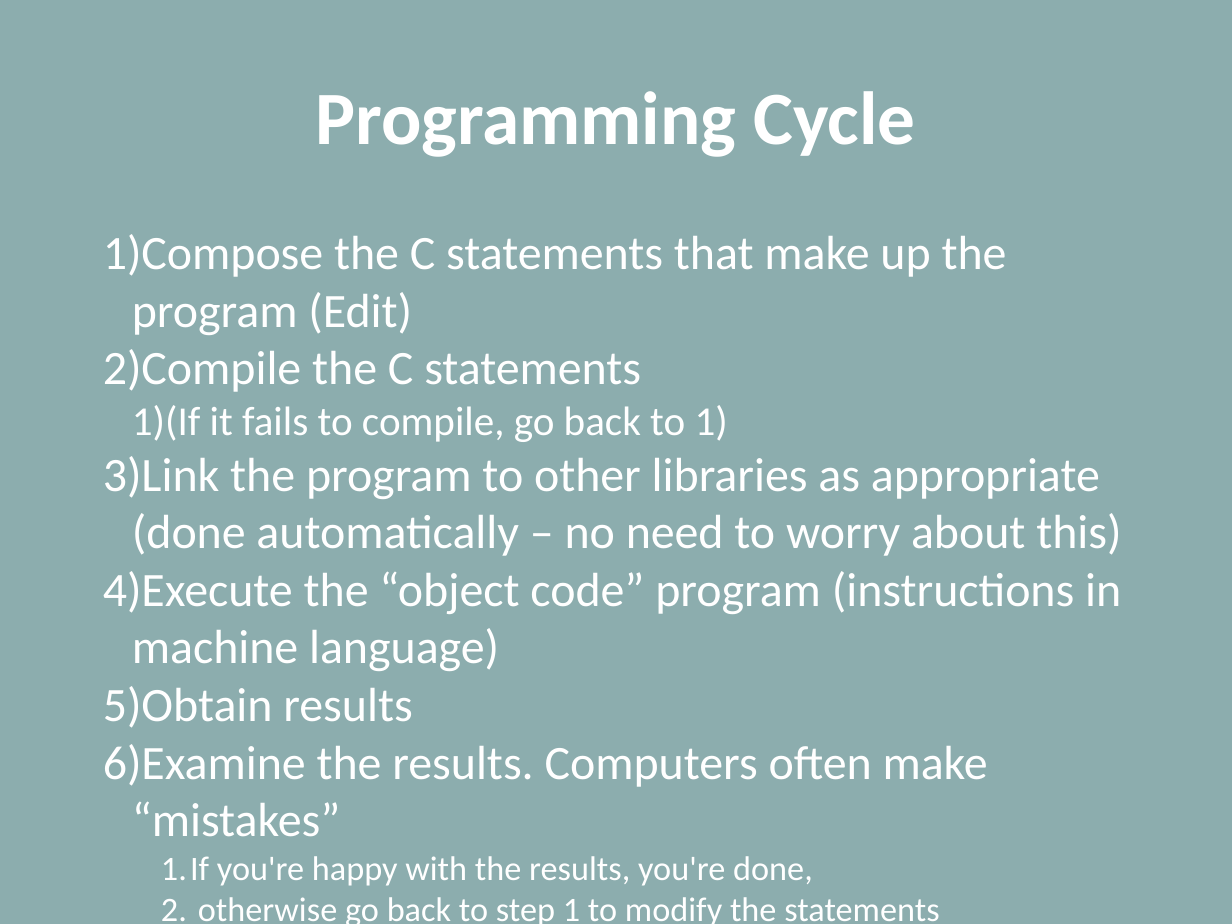
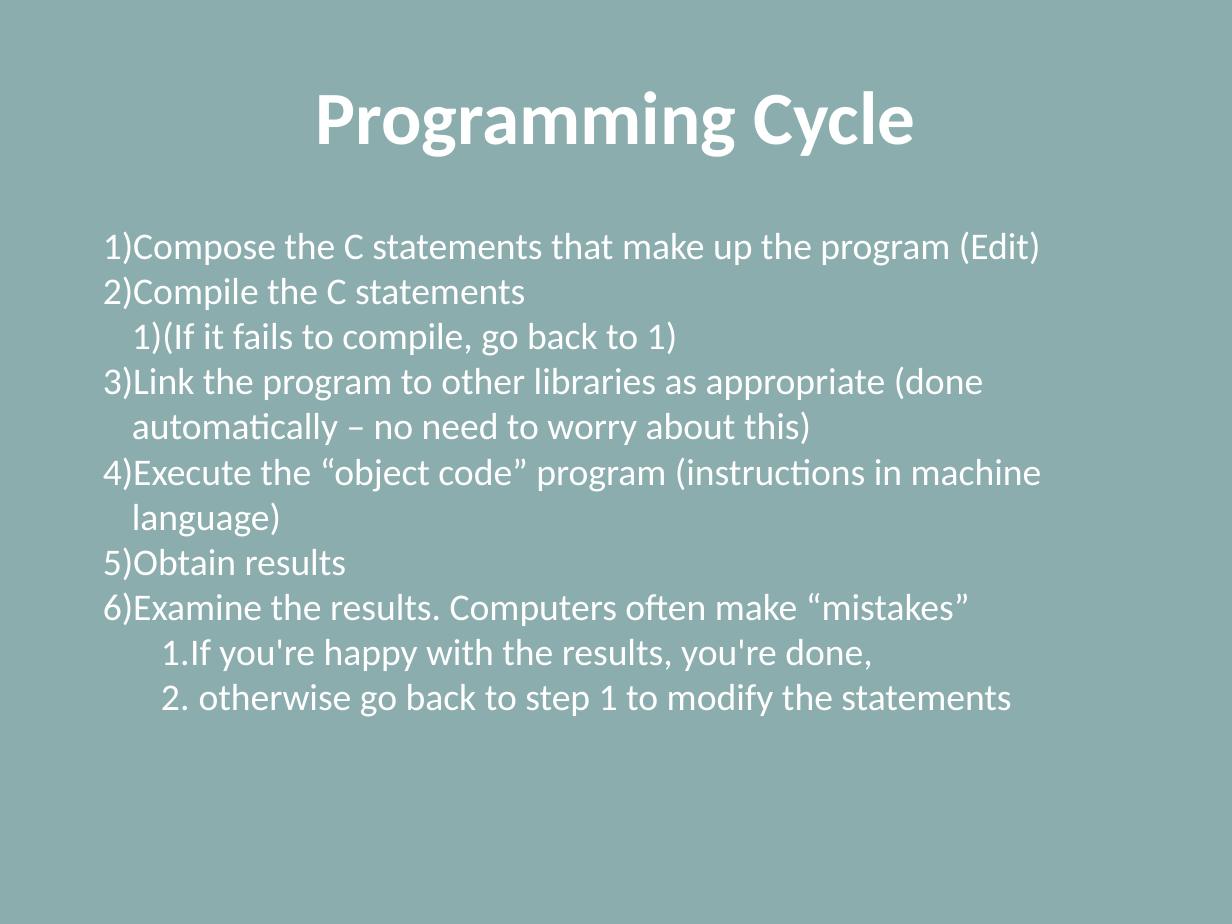
Before and after one commit to mjtrujillo10/Intro_To_C, a slide deck: slide 22 of 00_Lecture_Notes/Packet #1-16- Introduction.pptx. Drawn at 1232x924 pixels with LibreOffice and Linux fonts; fonts in the diff are those of the drawing; background and template pictures are left out. Boxes give left, top, right and bottom in pixels: in the first picture for what was removed or moved away, otherwise in the second. Text is boxed around its words. In the diff, an @@ line names an element or a change of style, - is before the commit and + after.

```diff
--- a/00_Lecture_Notes/Packet #1-16- Introduction.pptx
+++ b/00_Lecture_Notes/Packet #1-16- Introduction.pptx
@@ text "Compose the C statements that ..." at (103,232,1042,717): size 28 to 22 pt in "Compose the C statements that make up ...", "Compile the C statements", "Link the program to other libraries as ...", "Execute the “object code” program (instructions in ..." and 2 more places; size 24 to 22 pt in "(If it fails to compile, go back ..."; size 20 to 22 pt in "If you're happy with the results, you're ...", "otherwise go back to step 1 to ..." @@
```
Also in this commit, not shown: 21 other slides changed, 11 other files.
